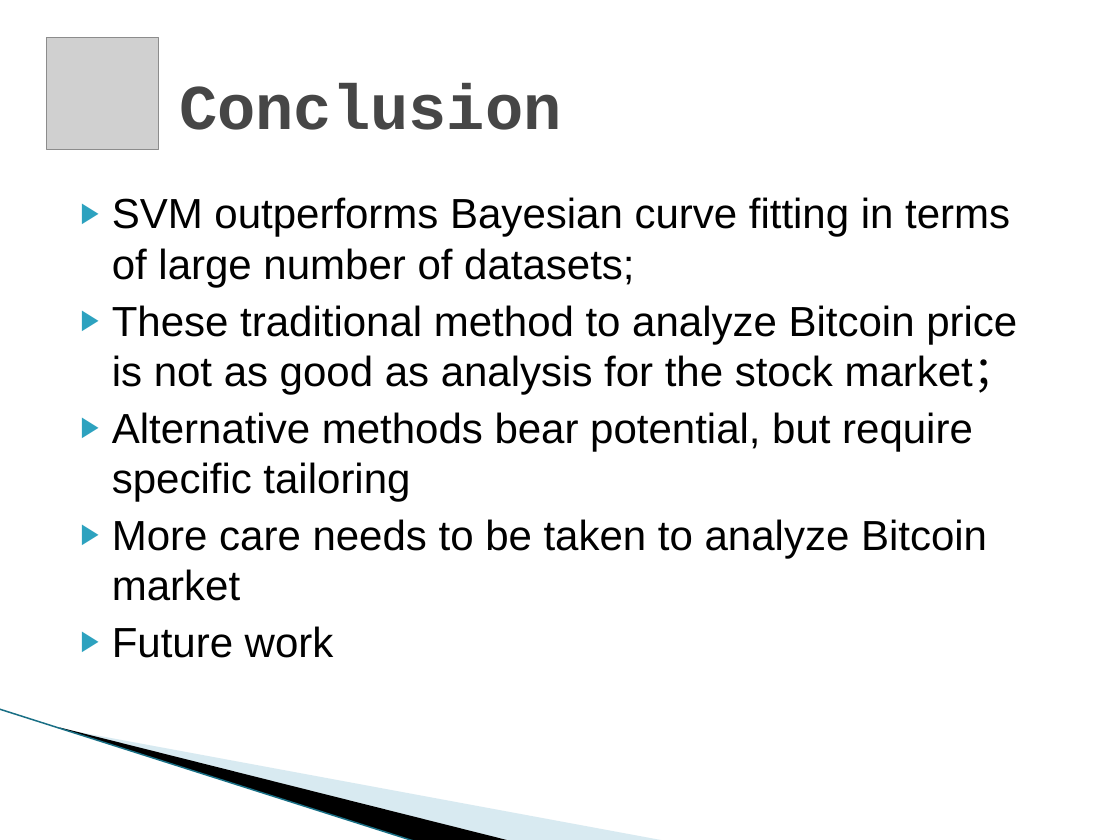
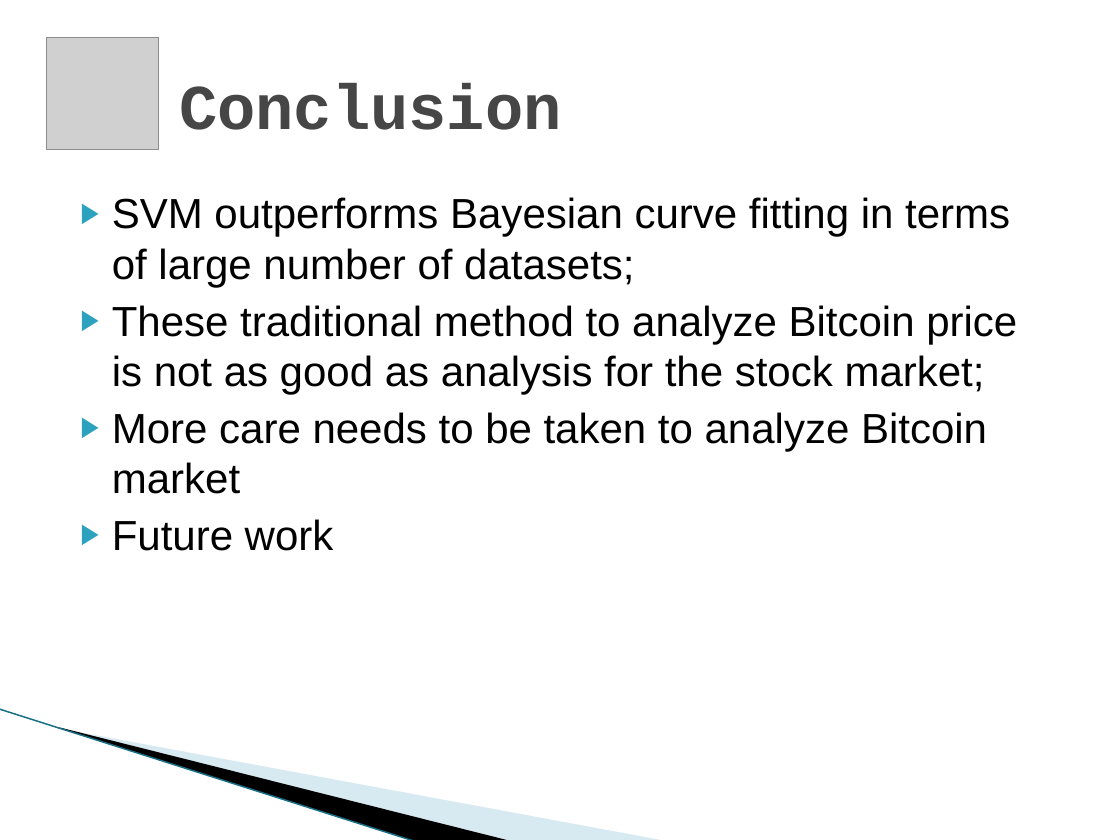
Before and after one commit to yyl/btc-price-analysis, a slide deck: slide 24 of DM_Project.pptx. Drawn at 1120x840 pixels with LibreOffice and Linux fonts; fonts in the diff are those of the drawing; grey boxes stand for pictures; background and template pictures are left out. Boxes give left, top, right and bottom in pixels: in the first picture for what was removed or moved away, otherwise in the second. Text is boxed around its words. In the diff, an @@ line names an element or a change of style, - is before the commit and + after.

Commit message:
final version of slide

```diff
--- a/DM_Project.pptx
+++ b/DM_Project.pptx
@@ text at [112, 305, 1017, 395]: text changed @@
-▶ These traditional method to analyze Bitcoin price is not as good as analysis for the stock market；
-▶ Alternative methods bear potential, but require specific tailoring
+▶ These traditional method to analyze Bitcoin price is not as good as analysis for the stock market;
```
Also in this commit, not shown: 7 other slides changed.
